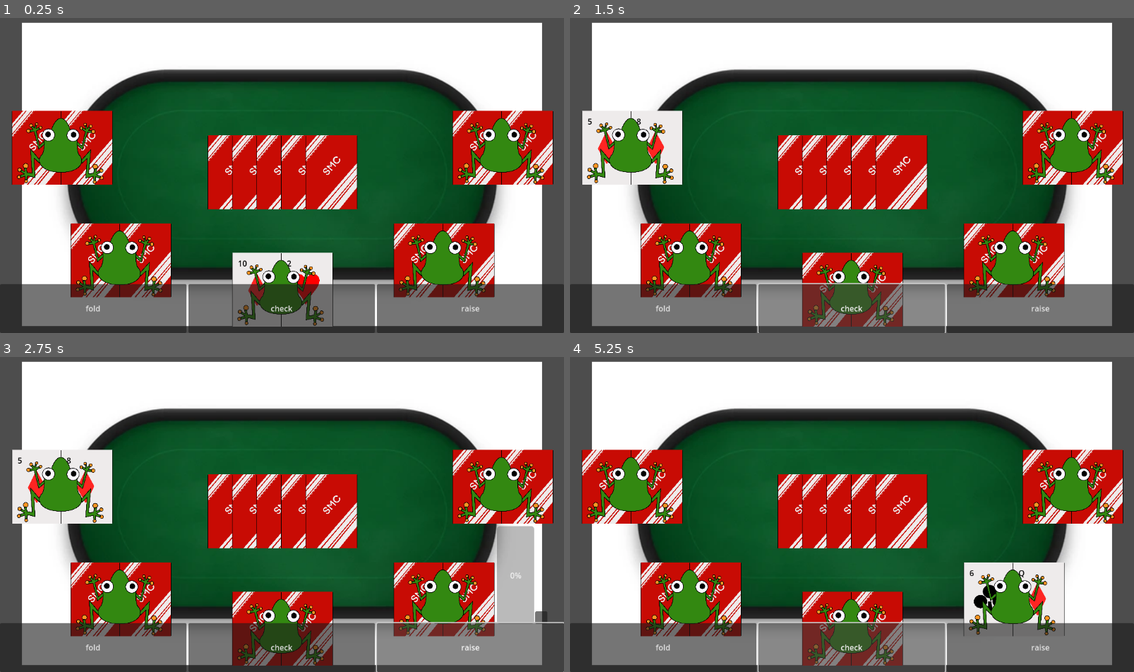
Above: before the commit, frames 1-4 (two rows, left to right).
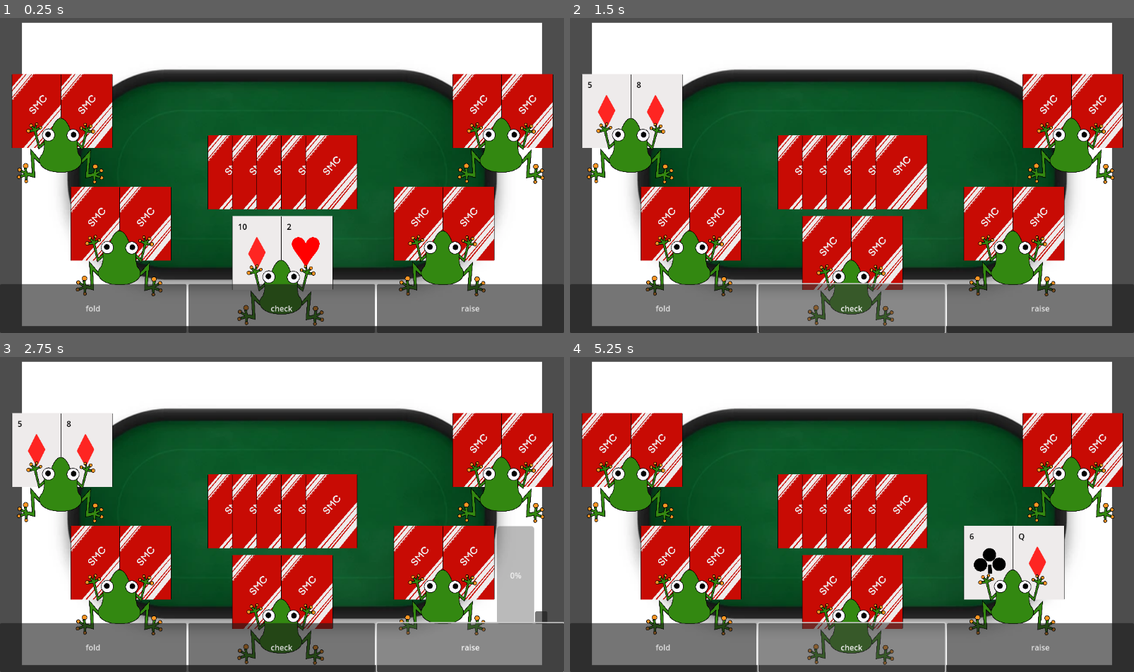
Above: after the commit, the same moments.

Repository: TheRealBlueBoy/Poker-Game
Game: Godot game, scene res://Scenes/MainScene.tscn
The game is run twice, just before and just after one commit, with the same random seed, the same clock (stepped at 60 frames per second) and the same inputs.
Inputs (mouse positions are in pixels of both pictures, inside the frame that each line leads up to):
- Up to frame 1 (0.25 s): no input
- Up to frame 2 (1.5 s): click "fold" at 0.5 s; click "check" at 1.25 s
- Up to frame 3 (2.75 s): click "raise" at 2 s
- Up to frame 4 (5.25 s): click (1111, 618) at 2.75 s; click (1111, 618) at 3.5 s; click "fold" at 4.25 s; click "check" at 5 s

The runs differ from the first frame. In frame 1, 18% of the frame differs, in the area x 2-99%, y 17-98%; in frame 2, 17%; in frame 3, 17%; in frame 4, 19%.

Commit message:
fixed card location

Diff:
--- a/Scripts/GameMode.gd
+++ b/Scripts/GameMode.gd
@@ -100,8 +100,8 @@
 			playingPlayers.append(player)
 			player.hand = PickCardsFromDeck(2)
 			#spawn cards with an offset from the player
-			player.hand[0].SetupScene(playerLoc[idx]+Vector2(-50,0), self)
-			player.hand[1].SetupScene(playerLoc[idx]+Vector2(50,0), self)
+			player.hand[0].SetupScene(playerLoc[idx]+Vector2(-50,-75), self)
+			player.hand[1].SetupScene(playerLoc[idx]+Vector2(50,-75), self)
 			idx += 1
 	#rotate blinds
 	ResetPlayerStatuses()
